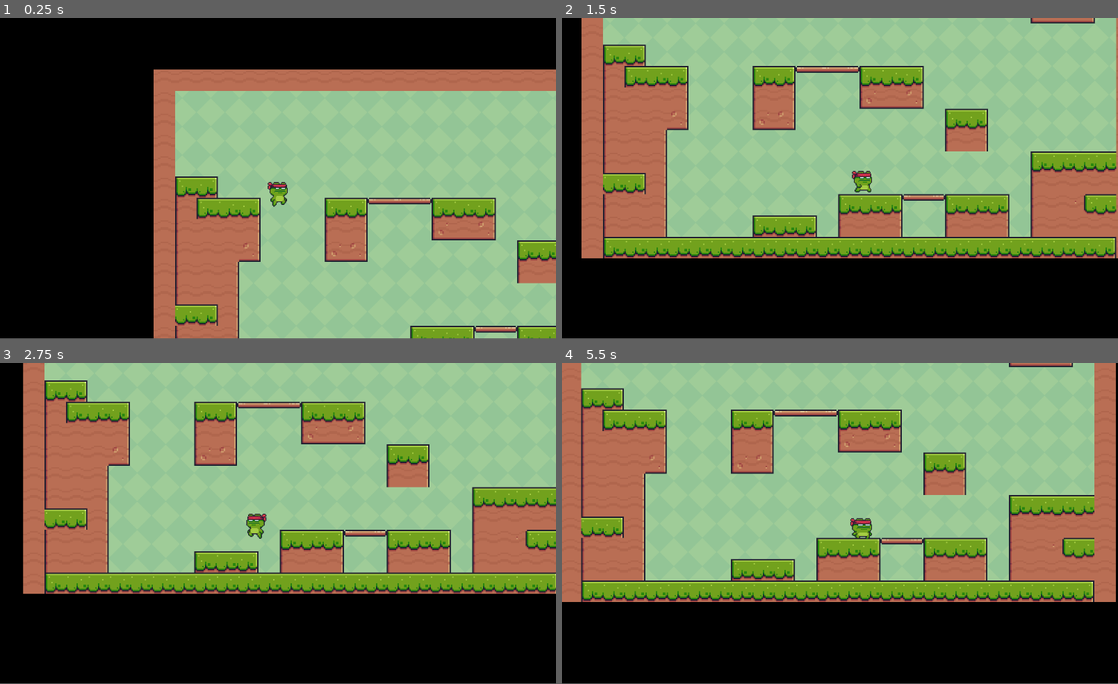
Above: before the commit, frames 1-4 (two rows, left to right).
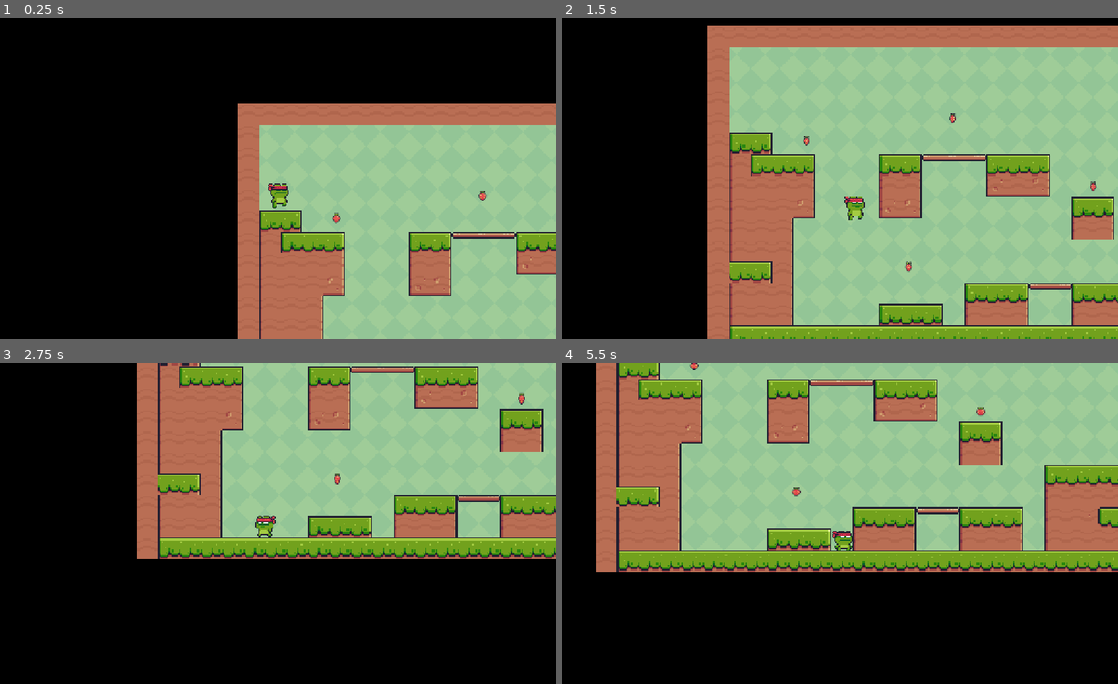
Above: after the commit, the same moments.

Repository: peetj/godot-game-design-workshop
Game: Godot game, scene res://main.tscn
Same seed, same stepped clock (60 frames per second), same inputs: the game is played once before the commit and once after it.
Inputs:
- Up to frame 1 (0.25 s): no input
- Up to frame 2 (1.5 s): hold Right (right) from 0.53 s (still down); tap Up (jump) at 0.77 s
- Up to frame 3 (2.75 s): tap Up (jump) at 1.52 s; release Right (right) at 2.03 s; hold Left (left) from 2.03 s (still down)
- Up to frame 4 (5.5 s): release Left (left) at 2.78 s; hold Right (right) 2.78-4.28 s; tap Up (jump) at 3.02, 3.77, 4.52 s; hold Left (left) 4.28-5.03 s; hold Right (right) from 5.03 s (still down)
In our replay, the window is 800x461 before the commit and 800x462 after it. These sizes can differ from the game's own. Grey fills any space a smaller window leaves; there, only what the larger window draws over its background counts as a difference.

The runs differ from the first frame. In frame 1, 36% of the frame differs, in the area x 27-100%, y 16-100%; in frame 2, 68%, in the area x 0-100%, y 0-100%; in frame 3, 47%; in frame 4, 43%.

Commit message:
Stage 9 - Collectibles and Resize Game

Diff:
--- a/main.tscn
+++ b/main.tscn
@@ -1,10 +1,11 @@
-[gd_scene load_steps=8 format=3 uid="uid://dip8rfc82gnu0"]
+[gd_scene load_steps=9 format=3 uid="uid://dip8rfc82gnu0"]
 
 [ext_resource type="Script" uid="uid://dxsq3hxw63kim" path="res://scripts/debug.gd" id="1_1bvp3"]
 [ext_resource type="Texture2D" uid="uid://dw75ad7gasg07" path="res://assets/images/Green.png" id="1_ig7tw"]
 [ext_resource type="Texture2D" uid="uid://d0q05xt4rqrmf" path="res://assets/tilesets/Terrain (16x16).png" id="2_0xm2m"]
 [ext_resource type="PackedScene" uid="uid://di1iienhmlos5" path="res://scenes/main_character.tscn" id="3_h2yge"]
 [ext_resource type="Script" uid="uid://cphfwp6ivlaca" path="res://scripts/main_character.gd" id="5_lquwl"]
+[ext_resource type="PackedScene" uid="uid://dcuseb6qtfrpc" path="res://scenes/collectable.tscn" id="6_7mycd"]
 
 [sub_resource type="TileSetAtlasSource" id="TileSetAtlasSource_h2yge"]
 texture = ExtResource("2_0xm2m")
@@ -178,13 +179,9 @@
 
 [node name="TextureRect" type="TextureRect" parent="."]
 texture_filter = 1
-anchors_preset = 15
-anchor_right = 1.0
-anchor_bottom = 1.0
-grow_horizontal = 2
-grow_vertical = 2
+offset_right = 1211.0
+offset_bottom = 701.0
 texture = ExtResource("1_ig7tw")
-expand_mode = 1
 stretch_mode = 1
 
 [node name="TileMap" type="TileMap" parent="."]
@@ -195,10 +192,25 @@
 layer_0/tile_data = PackedInt32Array(262144, 458752, 1, 327680, 458752, 1, 393216, 458752, 1, 458752, 458752, 1, 524288 …(2941 unchanged characters)…
 
 [node name="CharacterBody2D" parent="." instance=ExtResource("3_h2yge")]
-position = Vector2(264, 188)
+position = Vector2(77, 115)
 script = ExtResource("5_lquwl")
 
 [node name="Camera2D" type="Camera2D" parent="CharacterBody2D"]
-position = Vector2(15, 24)
+position = Vector2(14, 22)
 position_smoothing_enabled = true
 position_smoothing_speed = 7.0
+
+[node name="Collectable" parent="." instance=ExtResource("6_7mycd")]
+position = Vector2(540, 199)
+
+[node name="Collectable2" parent="." instance=ExtResource("6_7mycd")]
+position = Vector2(441, 532)
+
+[node name="Collectable3" parent="." instance=ExtResource("6_7mycd")]
+position = Vector2(1123, 64)
+
+[node name="Collectable4" parent="." instance=ExtResource("6_7mycd")]
+position = Vector2(855, 352)
+
+[node name="Collectable5" parent="." instance=ExtResource("6_7mycd")]
+position = Vector2(212, 249)
--- a/project.godot
+++ b/project.godot
@@ -19,7 +19,8 @@
 
 window/size/viewport_width=1248
 window/size/viewport_height=720
-window/stretch/mode="viewport"
+window/stretch/mode="canvas_items"
+window/stretch/aspect="expand"
 
 [input]
 
--- /dev/null
+++ b/scenes/collectable.tscn
@@ -0,0 +1,149 @@
+[gd_scene load_steps=22 format=3 uid="uid://dcuseb6qtfrpc"]
+
+[ext_resource type="Script" uid="uid://b17d8fuhyncfx" path="res://scripts/collectable.gd" id="1_llfh3"]
+[ext_resource type="Texture2D" uid="uid://dbbkgek7jbvia" path="res://assets/images/Strawberry.png" id="1_ti8a4"]
+
+[sub_resource type="AtlasTexture" id="AtlasTexture_ti8a4"]
+atlas = ExtResource("1_ti8a4")
+region = Rect2(0, 0, 32, 32)
+
+[sub_resource type="AtlasTexture" id="AtlasTexture_llfh3"]
+atlas = ExtResource("1_ti8a4")
+region = Rect2(32, 0, 32, 32)
+
+[sub_resource type="AtlasTexture" id="AtlasTexture_dnya4"]
+atlas = ExtResource("1_ti8a4")
+region = Rect2(64, 0, 32, 32)
+
+[sub_resource type="AtlasTexture" id="AtlasTexture_i8gcc"]
+atlas = ExtResource("1_ti8a4")
+region = Rect2(96, 0, 32, 32)
+
+[sub_resource type="AtlasTexture" id="AtlasTexture_ftjwp"]
+atlas = ExtResource("1_ti8a4")
+region = Rect2(128, 0, 32, 32)
+
+[sub_resource type="AtlasTexture" id="AtlasTexture_cy7d5"]
+atlas = ExtResource("1_ti8a4")
+region = Rect2(160, 0, 32, 32)
+
+[sub_resource type="AtlasTexture" id="AtlasTexture_7jhkb"]
+atlas = ExtResource("1_ti8a4")
+region = Rect2(192, 0, 32, 32)
+
+[sub_resource type="AtlasTexture" id="AtlasTexture_ejfto"]
+atlas = ExtResource("1_ti8a4")
+region = Rect2(224, 0, 32, 32)
+
+[sub_resource type="AtlasTexture" id="AtlasTexture_cooh5"]
+atlas = ExtResource("1_ti8a4")
+region = Rect2(256, 0, 32, 32)
+
+[sub_resource type="AtlasTexture" id="AtlasTexture_uvacn"]
+atlas = ExtResource("1_ti8a4")
+region = Rect2(288, 0, 32, 32)
+
+[sub_resource type="AtlasTexture" id="AtlasTexture_r08pg"]
+atlas = ExtResource("1_ti8a4")
+region = Rect2(320, 0, 32, 32)
+
+[sub_resource type="AtlasTexture" id="AtlasTexture_nx4ax"]
+atlas = ExtResource("1_ti8a4")
+region = Rect2(352, 0, 32, 32)
+
+[sub_resource type="AtlasTexture" id="AtlasTexture_eyudh"]
+atlas = ExtResource("1_ti8a4")
+region = Rect2(384, 0, 32, 32)
+
+[sub_resource type="AtlasTexture" id="AtlasTexture_jmqx7"]
+atlas = ExtResource("1_ti8a4")
+region = Rect2(416, 0, 32, 32)
+
+[sub_resource type="AtlasTexture" id="AtlasTexture_cidxd"]
+atlas = ExtResource("1_ti8a4")
+region = Rect2(448, 0, 32, 32)
+
+[sub_resource type="AtlasTexture" id="AtlasTexture_jtssg"]
+atlas = ExtResource("1_ti8a4")
+region = Rect2(480, 0, 32, 32)
+
+[sub_resource type="AtlasTexture" id="AtlasTexture_05fyg"]
+atlas = ExtResource("1_ti8a4")
+region = Rect2(512, 0, 32, 32)
+
+[sub_resource type="SpriteFrames" id="SpriteFrames_mwsun"]
+animations = [{
+"frames": [{
+"duration": 1.0,
+"texture": SubResource("AtlasTexture_ti8a4")
+}, {
+"duration": 1.0,
+"texture": SubResource("AtlasTexture_llfh3")
+}, {
+"duration": 1.0,
+"texture": SubResource("AtlasTexture_dnya4")
+}, {
+"duration": 1.0,
+"texture": SubResource("AtlasTexture_i8gcc")
+}, {
+"duration": 1.0,
+"texture": SubResource("AtlasTexture_ftjwp")
+}, {
+"duration": 1.0,
+"texture": SubResource("AtlasTexture_cy7d5")
+}, {
+"duration": 1.0,
+"texture": SubResource("AtlasTexture_7jhkb")
+}, {
+"duration": 1.0,
+"texture": SubResource("AtlasTexture_ejfto")
+}, {
+"duration": 1.0,
+"texture": SubResource("AtlasTexture_cooh5")
+}, {
+"duration": 1.0,
+"texture": SubResource("AtlasTexture_uvacn")
+}, {
+"duration": 1.0,
+"texture": SubResource("AtlasTexture_r08pg")
+}, {
+"duration": 1.0,
+"texture": SubResource("AtlasTexture_nx4ax")
+}, {
+"duration": 1.0,
+"texture": SubResource("AtlasTexture_eyudh")
+}, {
+"duration": 1.0,
+"texture": SubResource("AtlasTexture_jmqx7")
+}, {
+"duration": 1.0,
+"texture": SubResource("AtlasTexture_cidxd")
+}, {
+"duration": 1.0,
+"texture": SubResource("AtlasTexture_jtssg")
+}, {
+"duration": 1.0,
+"texture": SubResource("AtlasTexture_05fyg")
+}],
+"loop": true,
+"name": &"default",
+"speed": 15.0
+}]
+
+[sub_resource type="CircleShape2D" id="CircleShape2D_01e2c"]
+radius = 8.24621
+
+[node name="Collectable" type="Area2D"]
+script = ExtResource("1_llfh3")
+
+[node name="AnimatedSprite2D" type="AnimatedSprite2D" parent="."]
+position = Vector2(8.5, 8.5)
+scale = Vector2(1.53125, 1.53125)
+sprite_frames = SubResource("SpriteFrames_mwsun")
+autoplay = "default"
+
+[node name="CollisionShape2D" type="CollisionShape2D" parent="."]
+position = Vector2(9, 10)
+shape = SubResource("CircleShape2D_01e2c")
+
+[connection signal="body_entered" from="." to="." method="_on_body_entered"]
--- a/scenes/main_character.tscn
+++ b/scenes/main_character.tscn
@@ -200,5 +200,5 @@
 autoplay = "default"
 
 [node name="CollisionShape2D" type="CollisionShape2D" parent="."]
-position = Vector2(17, 22)
+position = Vector2(17, 23)
 shape = SubResource("CapsuleShape2D_nrcqd")
--- /dev/null
+++ b/scripts/collectable.gd
@@ -0,0 +1,8 @@
+extends Area2D
+
+
+
+
+func _on_body_entered(body: Node2D) -> void:
+	if(body.name == "Player"):
+		queue_free()
--- a/scripts/main_character.gd
+++ b/scripts/main_character.gd
@@ -1,7 +1,7 @@
 extends CharacterBody2D
 
 
-const SPEED = 400.0
+const SPEED = 250.0
 const JUMP_VELOCITY = -900.0
 @onready var sprite_2d: AnimatedSprite2D = $Sprite2D
 
Binary file added: assets/images/Strawberry.png
Not shown, added: assets/images/Strawberry.png.import
Not shown, added: scripts/collectable.gd.uid
